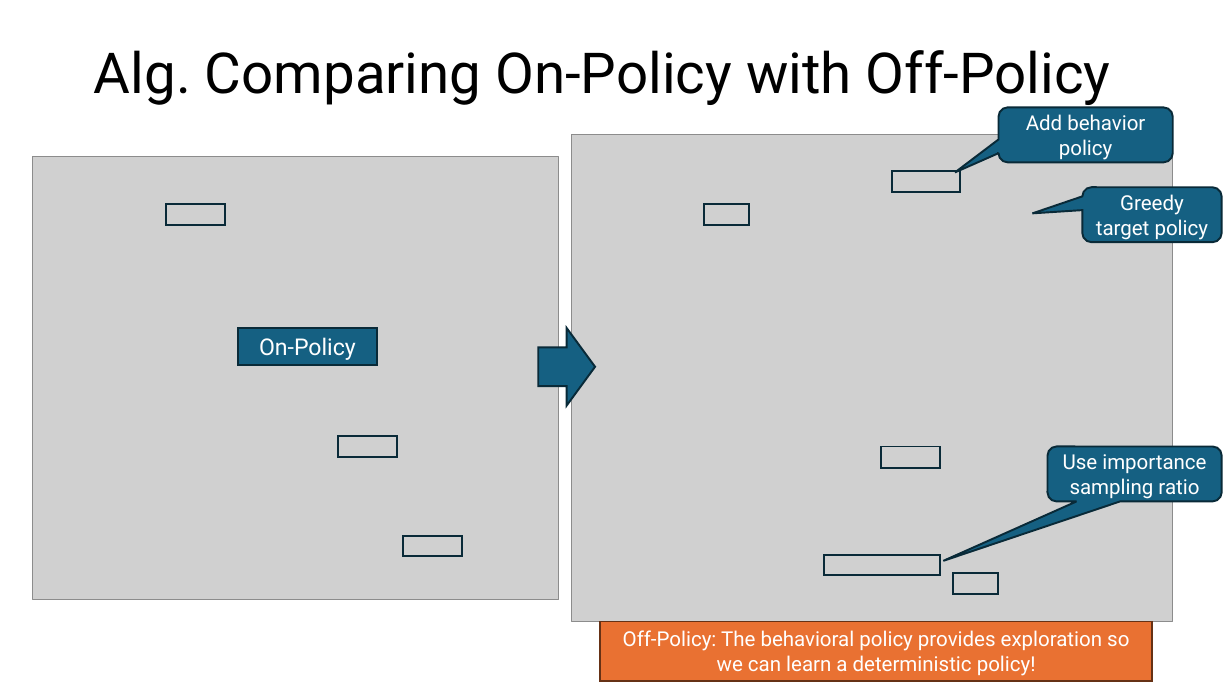
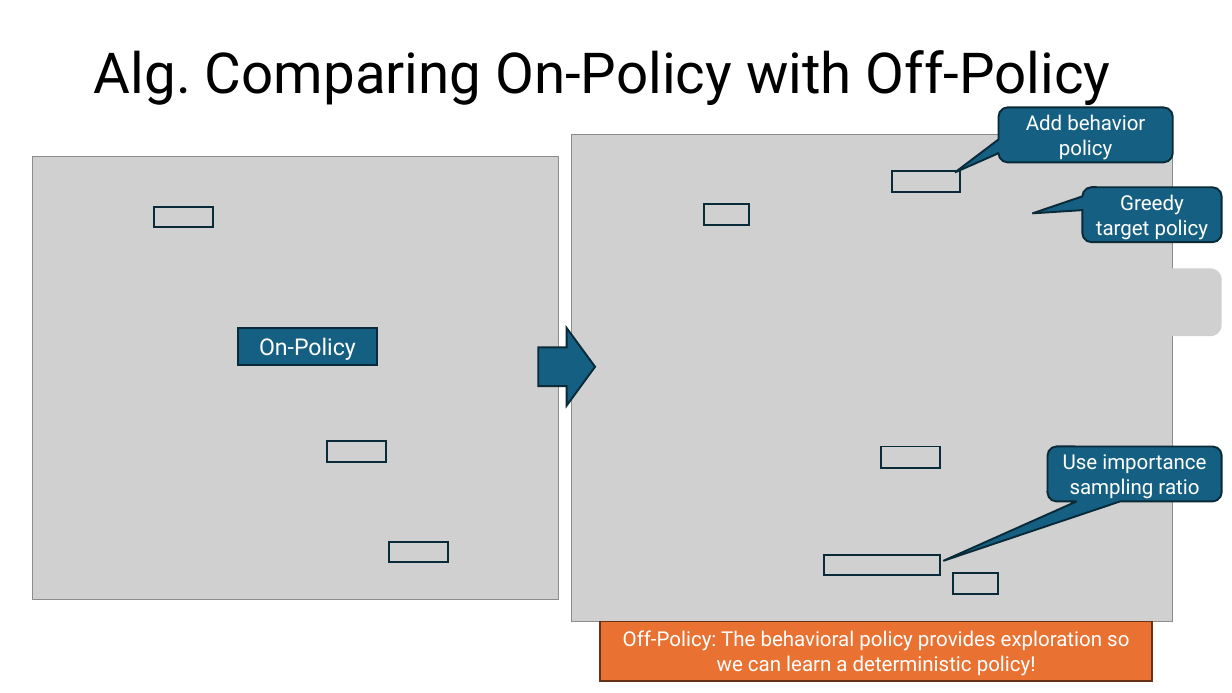
Before and after one commit to mhahsler/Introduction_to_Reinforcement_Learning, a slide deck: slide 16 of slides/Lecture_Chapter07.pptx. Drawn at 1232x693 pixels with LibreOffice and Linux fonts; fonts in the diff are those of the drawing; grey boxes stand for pictures. Boxes give left, top, right and bottom in pixels: in the first picture for what was removed or moved away, otherwise in the second. Text is boxed around its words. In the diff, an @@ line names an element or a change of style, - is before the commit and + after.

```diff
--- a/slides/Lecture_Chapter07.pptx
+++ b/slides/Lecture_Chapter07.pptx
@@ rectangle: place and size @@
-rectangle at [166,204,226,225]
+rectangle at [154,207,213,227]
@@ picture added at [1031,268,1222,335] @@
@@ rectangle: place and size @@
-rectangle at [338,436,397,457]
+rectangle at [327,442,386,462]
@@ rectangle: place and size @@
-rectangle at [403,536,462,556]
+rectangle at [390,542,449,562]
```
Also in this commit, not shown: 5 other slides changed, 1 slide added, 1 slide removed, 1 other file.
